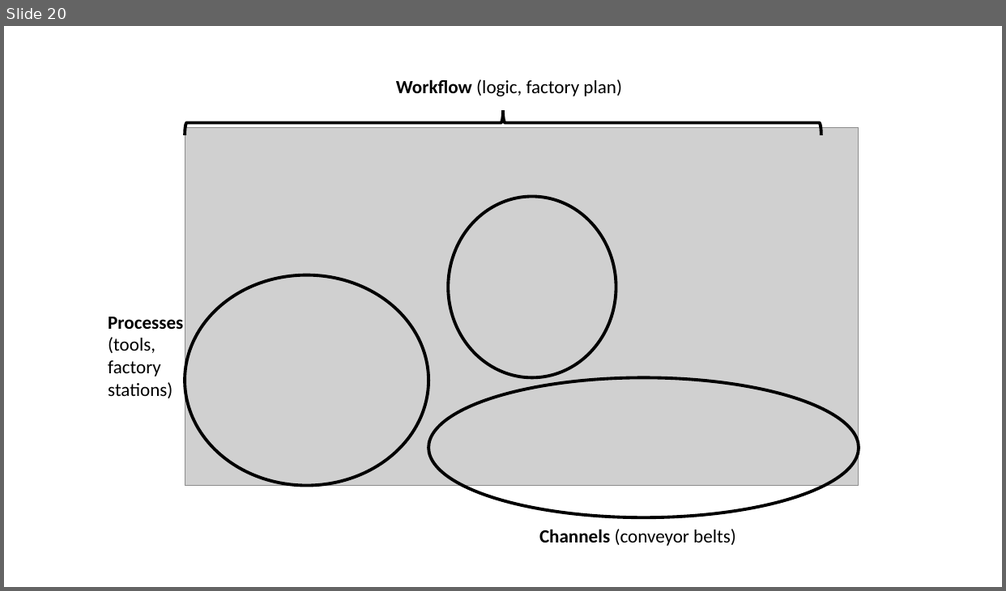
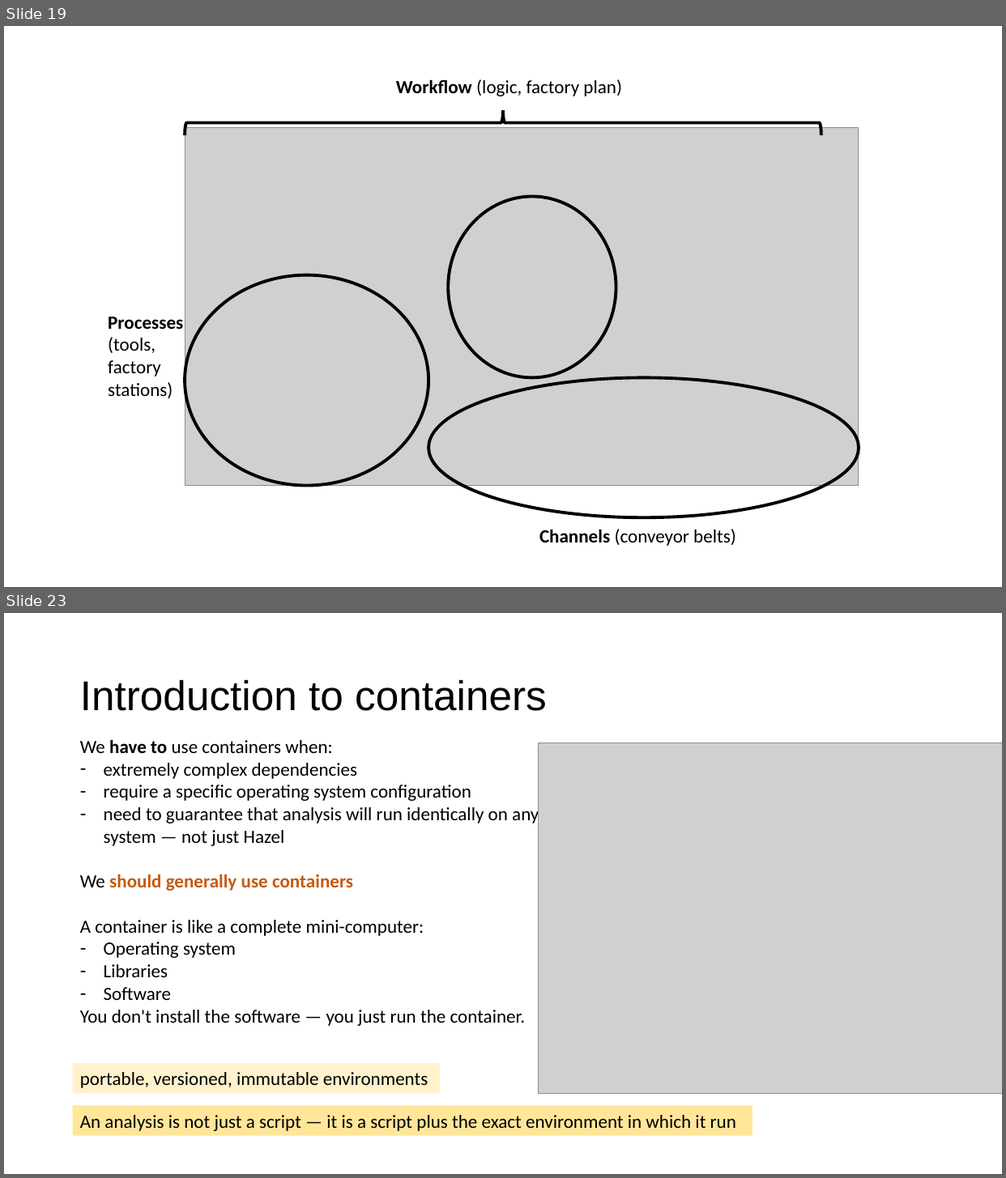
Before and after one commit to hurwitzlab/nextflow_crash_course, a slide deck: day1_material/slides/day1.pptx. Shown one above the other, each under a label of ours: slide 20 before the commit, slides 19 and 23 after it; the slides between them are not shown. The pictures are 1006x591 and 1006x1178 pixels, drawn with LibreOffice and Linux fonts; fonts in the diff are those of the drawing; grey boxes stand for pictures. Boxes give left, top, right and bottom in pixels: in the first picture for what was removed or moved away, otherwise in the second. Text is boxed around its words. In the diff, an @@ line names an element or a change of style, - is before the commit and + after.

```diff
--- a/day1_material/slides/day1.pptx
+++ b/day1_material/slides/day1.pptx
@@ slide 23 added at (4, 613, 1002, 1174), background #FFFFFF @@
@@ title added at (80, 679, 547, 711), 40 pt, text #000000 @@
+Introduction to containers
@@ text added at (80, 739, 539, 1026), 18 pt, text #000000 @@
+We have to use containers when:
+– extremely complex dependencies
+– require a specific operating system configuration
+– need to guarantee that analysis will run identically on any system — not just Hazel
+We should generally use containers
+A container is like a complete mini-computer:
+– Operating system
+– Libraries
+– Software
+You don't install the software — you just run the container.
@@ picture added at (539, 743, 1002, 1093) @@
@@ rectangle added at (73, 1063, 441, 1093), fill #FFF2CC, 18 pt, text #000000 @@
+portable, versioned, immutable environments
@@ rectangle added at (73, 1105, 752, 1135), fill #FFE699, 18 pt, text #000000 @@
+An analysis is not just a script — it is a script plus the exact environment in which it run
@@ what was slide 20 is now slide 19 @@
```
Also in this commit, not shown: 8 slides changed, 6 other slides added, 3 slides removed, 25 other files.
